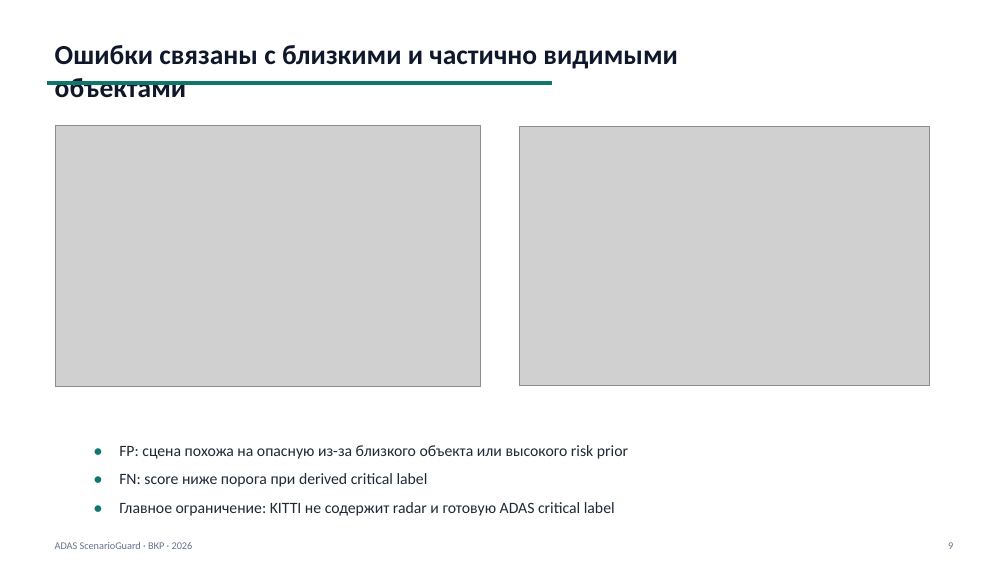
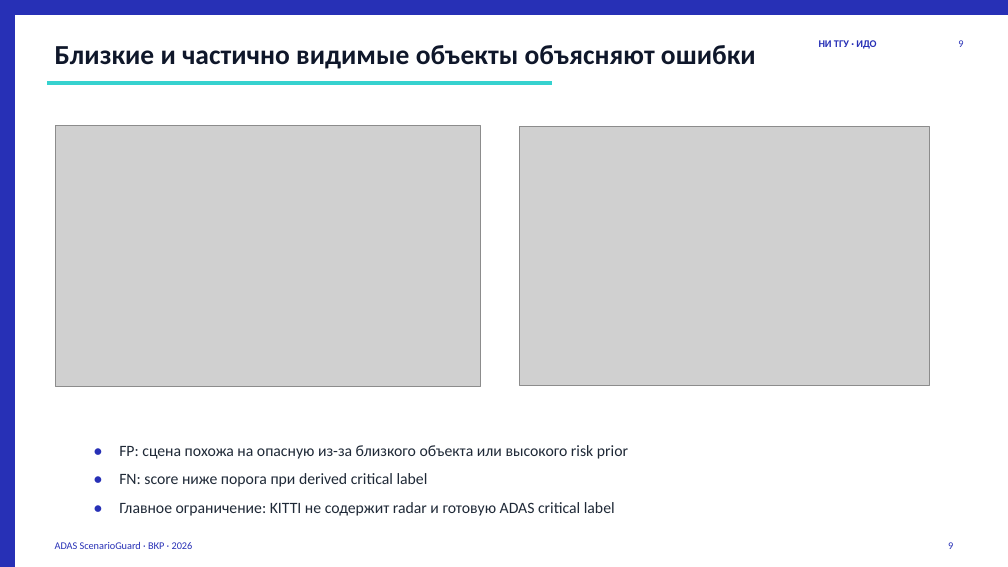
Before and after one commit to Vlad-Git-54/adas-scenarioguard, a slide deck: slide 9 of Marianovskiy_VKR_ADAS_defense_final.pptx. Drawn at 1008x567 pixels with LibreOffice and Linux fonts; fonts in the diff are those of the drawing; grey boxes stand for pictures. Boxes give left, top, right and bottom in pixels: in the first picture for what was removed or moved away, otherwise in the second. Text is boxed around its words. In the diff, an @@ line names an element or a change of style, - is before the commit and + after.

```diff
--- a/Marianovskiy_VKR_ADAS_defense_final.pptx
+++ b/Marianovskiy_VKR_ADAS_defense_final.pptx
@@ rectangle added at bbox=[0, 0, 1008, 14], fill #2730B6, outline #2730B6 0 pt @@
@@ rectangle added at bbox=[0, 0, 14, 567], fill #2730B6, outline #2730B6 0 pt @@
@@ text at bbox=[55, 45, 756, 69]: text changed @@
-Ошибки связаны с близкими и частично видимыми объектами
+Близкие и частично видимые объекты объясняют ошибки
@@ text added at bbox=[819, 40, 876, 49], 9.8 pt, text #2730B6, bold @@
+НИ ТГУ · ИДО
@@ text added at bbox=[958, 40, 963, 47], 9.8 pt, text #2730B6 @@
+9
@@ rectangle at bbox=[47, 82, 551, 84]: fill #0F766E to #36D2CF; outline #0F766E 0 pt to #36D2CF 0 pt @@
@@ text colour #0F766E to #2730B6 in 3 elements at bbox=[87, 437, 106, 461], bbox=[87, 466, 106, 489], bbox=[87, 494, 106, 517] @@
@@ text "ADAS ScenarioGuard · ВКР · ..." at bbox=[55, 542, 193, 549]: text colour #64748B to #2730B6 @@
@@ text "9" at bbox=[948, 542, 953, 549]: text colour #64748B to #2730B6 @@
```
Also in this commit, not shown: 9 other slides changed, 19 other files.
